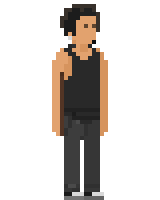
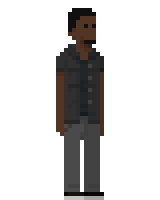
Revision of a layered 160x200 image; what changed, layer by layer:
hid "maleplayer2" over [52, 4, 108, 200]
